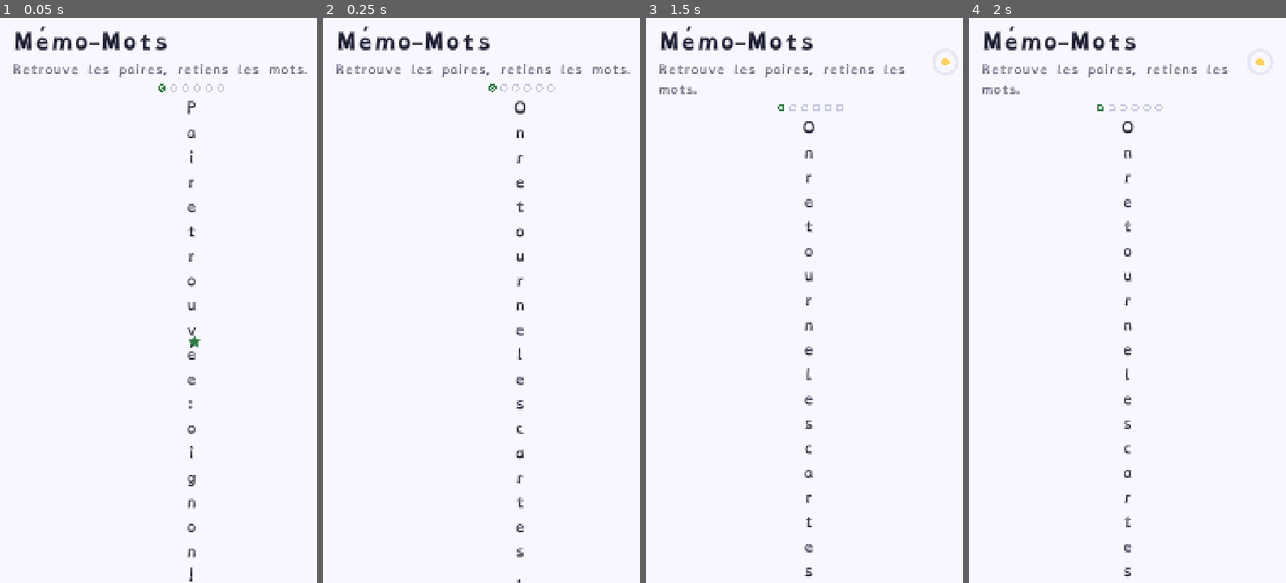
Above: before the commit, frames 1-4 (left to right).
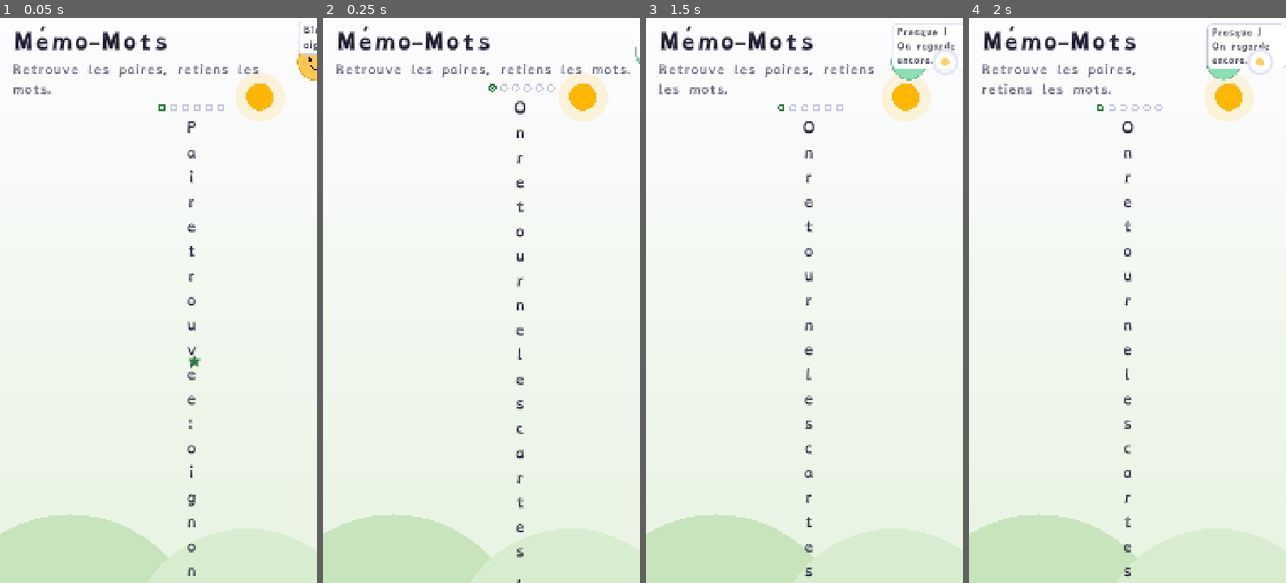
Above: after the commit, the same moments.

Repository: Dyscoach/dyscoach_games
Game: Godot game, scene res://tests/test_memo_mots.tscn
Two runs of this game, one before a commit and one after it. Both use one fixed random seed, a clock stepped at 60 frames per second and the inputs below. This scene is started directly instead of the project's main scene.
Inputs (mouse positions are in pixels of both pictures, inside the frame that each line leads up to):
- Up to frame 1 (0.05 s): no input
- Up to frame 2 (0.25 s): no input
- Up to frame 3 (1.5 s): tap Enter at 0.5 s; move the mouse to (874, 272) at 0.52 s; hold D 0.53-1.25 s; click (874, 272) at 0.67 s; drag from (741, 328) to (788, 413) at 1.27 s
- Up to frame 4 (2 s): no input

The runs differ from the first frame. In frame 1, 21% of the frame differs, in the area x 0-100%, y 0-100%; in frame 2, 19%; in frame 3, 20%; in frame 4, 20%.

Commit message:
Couche DA prototype Mémo-Mots : brique Backdrop (7 univers vectoriels _draw, sobre 12-16 ans, haut clair AA) + brique Buddy (mascotte réactive HAPPY/ENCOURAGE/THINK/REST, pop + respiration lente, bulle courte, jamais porteuse d'info, gated reduce_motion) intégrées au prototype — fond uni remplacé par dégradé jardin + soleil + collines, mascotte à droite du titre réagissant paire/erreur/célébration ; portail vert : 282 vérifications, 0 SCRIPT ERROR, rendu vérifié navigateur (carte retournée + play_audio émis)

Diff:
--- /dev/null
+++ b/base/uikit/backdrop.gd
@@ -0,0 +1,72 @@
+class_name Backdrop
+extends Control
+## Décor vectoriel partagé : un univers par jeu, dessiné dans _draw().
+## Statique volontairement (fond calme, DYS) : le mouvement vit dans le jeu et la mascotte.
+## Le HAUT reste clair dans tous les univers (lisibilité titres/consignes, contraste INK AA).
+## Mode sobre (12-14 / 15-16) : simple dégradé discret, pas de silhouettes.
+## Décoratif : mouse_filter IGNORE, aucune information portée par le décor.
+
+const UNIVERSES := {
+	"jardin": {"top": Color("FDFCFF"), "bottom": Color("E7F3E1"), "layers": [Color("C7E4BC"), Color("D8EDD0")], "orb": Color("FFB703"), "halo": Color("FFD166")},
+	"etang": {"top": Color("F9FBFF"), "bottom": Color("E1EEF6"), "layers": [Color("B4D3EA"), Color("C8DFEF")], "orb": Color("FFE9A8"), "halo": Color("FFF3C4")},
+	"forge": {"top": Color("FFFDF9"), "bottom": Color("F5E4CF"), "layers": [Color("E3CDAC"), Color("DCC29B")], "orb": Color("F3B36B"), "halo": Color("F9D9A8")},
+	"scene": {"top": Color("FFFBFF"), "bottom": Color("EFE0F0"), "layers": [Color("E3CDF0"), Color("D9C3EA")], "orb": Color("FFE0B8"), "halo": Color("FFF0DC")},
+	"campagne": {"top": Color("FAFBF7"), "bottom": Color("E7EFD9"), "layers": [Color("C0E0B1"), Color("D0E8C3")], "orb": Color("FFB703"), "halo": Color("FFD166")},
+	"nuit": {"top": Color("F6F7FF"), "bottom": Color("DEE4F2"), "layers": [Color("C6CDE5"), Color("D5DBEC")], "orb": Color("F2F0E4"), "halo": Color("FFFFFF"), "stars": true},
+	"espace": {"top": Color("F8F7FF"), "bottom": Color("E3E2F4"), "layers": [Color("CBC6E9"), Color("D8D4EF")], "orb": Color("F2C9A0"), "halo": Color("F9E0C8"), "stars": true},
+}
+
+var universe: String = "jardin"
+var sober: bool = false
+
+func setup(universe_id: String, sober_mode: bool = false) -> void:
+	universe = universe_id if UNIVERSES.has(universe_id) else "jardin"
+	sober = sober_mode
+	clip_contents = true
+	mouse_filter = Control.MOUSE_FILTER_IGNORE
+	set_anchors_and_offsets_preset(Control.PRESET_FULL_RECT)
+	queue_redraw()
+
+func _notification(what: int) -> void:
+	if what == NOTIFICATION_RESIZED:
+		queue_redraw()
+
+func _draw() -> void:
+	var u: Dictionary = UNIVERSES[universe]
+	var w := size.x
+	var h := size.y
+	if w <= 1.0 or h <= 1.0:
+		return
+	# ciel : dégradé vertical doux (haut clair → teinte basse pastel)
+	var top: Color = u["top"]
+	var bottom: Color = u["bottom"]
+	draw_polygon(
+		PackedVector2Array([Vector2.ZERO, Vector2(w, 0), Vector2(w, h), Vector2(0, h)]),
+		PackedColorArray([top, top, bottom, bottom])
+	)
+	if sober:
+		return  # ados : dégradé seul, pas de figuratif
+	# astre (soleil / lune / planète) : disque + halo large très transparent
+	var orb_c := Vector2(w * 0.82, h * 0.14)
+	var halo_c: Color = u["halo"]
+	draw_circle(orb_c, 84.0, Color(halo_c, 0.22))
+	draw_circle(orb_c, 46.0, u["orb"])
+	# étoiles discrètes (nuit / espace) : points fixes, jamais clignotants
+	if bool(u.get("stars", false)):
+		var ink := Color(0.35, 0.38, 0.55, 0.30)
+		var abscissas := [0.08, 0.22, 0.35, 0.48, 0.62, 0.75, 0.9]
+		var i := 0
+		for fx in abscissas:
+			var fy := 0.06 + 0.05 * float((i * 3) % 4)
+			draw_circle(Vector2(w * fx, h * fy), 4.0 + float(i % 3), ink)
+			i += 1
+	# collines : deux arcs bas, pastel, du plus clair (loin) au plus soutenu (proche)
+	var layers: Array = u["layers"]
+	var specs := [
+		{"x": 0.22, "r": w * 0.42, "dy": 0.985},
+		{"x": 0.78, "r": w * 0.38, "dy": 1.0},
+	]
+	for li in specs.size():
+		var s: Dictionary = specs[li]
+		var col: Color = layers[mini(li, layers.size() - 1)]
+		draw_circle(Vector2(w * float(s["x"]), h * float(s["dy"]) + float(s["r"]) * 0.55), float(s["r"]), col)
--- /dev/null
+++ b/base/uikit/buddy.gd
@@ -0,0 +1,156 @@
+class_name Buddy
+extends Control
+## Mascotte réactive : réagit aux événements du jeu (bravo, presque, réflexion, repos),
+## ne porte JAMAIS une information nécessaire — décorative et encourageante.
+## Règles DYS : mouvement lent, non répétitif en boucle serrée, supprimé si reduce_motion,
+## pas d'animation bloquante, taille modulée par la surface (jamais au-dessus du jeu).
+## Mode sobre (12-14 / 15-16) : affichée mais discrète (plus petite, sans zigzag).
+
+signal bubble_closed
+
+enum Mood { IDLE, HAPPY, ENCOURAGE, THINK, REST }
+
+const MOOD_FILL := {
+	Mood.IDLE: Color("7EC8F2"),
+	Mood.HAPPY: Color("FFC94D"),
+	Mood.ENCOURAGE: Color("8ADFB4"),
+	Mood.THINK: Color("B9A7F0"),
+	Mood.REST: Color("A8B8D8"),
+}
+
+var mood: Mood = Mood.IDLE
+var sober: bool = false
+var _idle_t := 0.0
+var _speech: Label = null
+var _bubble: PanelContainer = null
+var _pop_tw: Tween = null
+
+func _init() -> void:
+	custom_minimum_size = Vector2(120, 120)
+	mouse_filter = Control.MOUSE_FILTER_IGNORE
+	clip_contents = false
+
+func set_sober(s: bool) -> void:
+	sober = s
+	custom_minimum_size = Vector2(88, 88) if s else Vector2(120, 120)
+	queue_redraw()
+
+## Change d'humeur ; autoplay réduit si reduce_motion (l'humeur s'affiche quand même).
+func react(m: Mood, say: String = "", duration_s: float = 2.2) -> void:
+	mood = m
+	queue_redraw()
+	_pop()
+	if say != "":
+		_say(say)
+	if duration_s > 0.0 and mood != Mood.IDLE:
+		var tw := create_tween()
+		tw.tween_interval(duration_s)
+		tw.tween_callback(func() -> void:
+			if mood == m:
+				mood = Mood.IDLE
+				queue_redraw())
+
+func _pop() -> void:
+	if ThemeService.reduce_motion:
+		return
+	pivot_offset = size * 0.5
+	if _pop_tw != null and _pop_tw.is_running():
+		_pop_tw.kill()
+	# le pop reprend depuis l'échelle courante de la respiration et s'y remet :
+	# la respiration _process réécrira scale à sa prochaine frame de toute façon.
+	var tw := create_tween()
+	_pop_tw = tw
+	tw.tween_property(self, "scale", Vector2(1.14, 1.14), 0.12) \
+		.set_trans(Tween.TRANS_BACK).set_ease(Tween.EASE_OUT)
+	tw.tween_property(self, "scale", Vector2.ONE, 0.14) \
+		.set_trans(Tween.TRANS_QUAD).set_ease(Tween.EASE_IN)
+
+## Respiration très lente en idle (1 cycle ≈ 3,6 s, amplitude 2 %) ;
+## suspendue pendant un pop pour ne pas combattre le tween.
+func _process(delta: float) -> void:
+	if ThemeService.reduce_motion:
+		return
+	if _pop_tw != null and _pop_tw.is_running():
+		return
+	_idle_t += delta
+	var s := 1.0 + 0.02 * sin(TAU * _idle_t / 3.6)
+	pivot_offset = size * 0.5
+	scale = Vector2(s, s)
+
+func _say(text: String) -> void:
+	if _bubble == null:
+		_bubble = PanelContainer.new()
+		var sb := StyleBoxFlat.new()
+		sb.bg_color = ThemeService.SURFACE
+		sb.border_color = ThemeService.BORDER
+		sb.set_border_width_all(2)
+		sb.set_corner_radius_all(16)
+		sb.content_margin_left = 14.0
+		sb.content_margin_right = 14.0
+		sb.content_margin_top = 8.0
+		sb.content_margin_bottom = 8.0
+		_bubble.add_theme_stylebox_override("panel", sb)
+		_speech = Label.new()
+		ThemeService.style_label(_speech, int(Tuning.FONT_SIZE_BODY * 0.55), ThemeService.INK)
+		_speech.autowrap_mode = TextServer.AUTOWRAP_WORD_SMART
+		_speech.custom_minimum_size = Vector2(240, 0)
+		_bubble.add_child(_speech)
+		add_child(_bubble)
+	_speech.text = text
+	_bubble.visible = true
+	# la bulle reste DANS les limites du parent (clip_contents du jeu = viewport) :
+	# ancrée au-dessus de la tête, décalée pour rester visible même bord gauche.
+	_bubble.reset_size()
+	_bubble.position = Vector2(clampf(size.x * 0.5 - 130.0, 4.0, maxf(4.0, get_parent_control().size.x - 264.0)) if get_parent_control() != null else size.x * 0.5 - 130.0, -_bubble_min_height())
+	var tw := create_tween()
+	tw.tween_interval(2.4)
+	tw.tween_callback(func() -> void:
+		_bubble.visible = false
+		bubble_closed.emit())
+
+func _bubble_min_height() -> float:
+	return 70.0
+
+func _draw() -> void:
+	var c := size * 0.5
+	var r := minf(size.x, size.y) * 0.5
+	var fill: Color = MOOD_FILL.get(mood, MOOD_FILL[Mood.IDLE])
+	# corps : sphère douce
+	draw_circle(c, r, fill)
+	draw_arc(c, r - 2.0, 0, TAU, 40, fill.darkened(0.18), 3.0)
+	# yeux : deux pupilles (jamais fermées : la mascotte « regarde » l'enfant)
+	var eye_y := c.y - r * 0.12
+	var eye_dx := r * 0.34
+	for ex in [-1.0, 1.0]:
+		var p := Vector2(c.x + ex * eye_dx, eye_y)
+		draw_circle(p, r * 0.11, ThemeService.INK)
+		draw_circle(p + Vector2(r * 0.03, -r * 0.03), r * 0.035, Color.WHITE)
+	# bouche selon l'humeur — forme TOUJOURS accompagnée d'icône/texte côté jeu
+	match mood:
+		Mood.HAPPY:
+			draw_arc(Vector2(c.x, c.y + r * 0.08), r * 0.32, PI * 0.15, PI * 0.85, 12, ThemeService.INK, 3.5)
+		Mood.THINK:
+			draw_circle(Vector2(c.x, c.y + r * 0.22), r * 0.09, ThemeService.INK)
+		Mood.REST:
+			draw_arc(Vector2(c.x, c.y + r * 0.18), r * 0.2, PI * 0.2, PI * 0.8, 10, ThemeService.INK, 3.0)
+		_:
+			draw_arc(Vector2(c.x, c.y + r * 0.1), r * 0.26, PI * 0.12, PI * 0.88, 12, ThemeService.INK, 3.0)
+	if not sober:
+		# petit éclat au sommet (étincelle amicale, forme d'étoile 4 branches)
+		var top := Vector2(c.x, c.y - r * 0.78)
+		var pts := PackedVector2Array([
+			top + Vector2(0, -7), top + Vector2(2, -2),
+			top + Vector2(7, 0), top + Vector2(2, 2),
+			top + Vector2(0, 7), top + Vector2(-2, 2),
+			top + Vector2(-7, 0), top + Vector2(-2, -2),
+		])
+		draw_colored_polygon(pts, Color(1.0, 1.0, 1.0, 0.85))
+		# joues roses discrètes (sauf humeurs pâles)
+		if mood != Mood.REST:
+			var cheek := Color(1.0, 0.62, 0.62, 0.35)
+			draw_circle(Vector2(c.x - r * 0.55, c.y + r * 0.08), r * 0.12, cheek)
+			draw_circle(Vector2(c.x + r * 0.55, c.y + r * 0.08), r * 0.12, cheek)
+	# humeur THINK : petite bulle de réflexion au-dessus
+	if mood == Mood.THINK and not sober:
+		draw_circle(Vector2(c.x + r * 0.7, c.y - r * 1.05), 5.0, fill)
+		draw_circle(Vector2(c.x + r * 0.95, c.y - r * 1.3), 3.5, fill)
--- a/core/strings.gd
+++ b/core/strings.gd
@@ -59,6 +59,11 @@
 const MEMO_PAIRES := "paires"
 const MEMO_CELEBRATION := "Toutes les paires sont retrouvées !"
 
+# --- Mascotte (briques partagées Buddy) : bulles courtes, encourageantes, jamais essentielles ---
+const BUDDY_MEMO_FOUND := "Bien vu ! %s !"
+const BUDDY_RETRY := "Presque ! On regarde encore."
+const BUDDY_CELEBRATION := "Bravo, quelle mémoire !"
+
 # --- Syllabo ---
 const SYL_TITLE := "Syllabo"
 const SYL_SUB := "Fais rouler le train des syllabes."
--- a/games/memo_mots/memo_mots.gd
+++ b/games/memo_mots/memo_mots.gd
@@ -26,6 +26,7 @@
 var _status_icon: Label = null
 var _status_box: HBoxContainer = null
 var _dots: ProgressDots = null
+var _buddy: Buddy = null
 var _finished: bool = false
 
 func _setup(cfg: GameConfig) -> void:
@@ -40,10 +41,9 @@
 	start()
 
 func _build_ui() -> void:
-	var bg := ColorRect.new()
-	bg.color = ThemeService.BG
-	bg.set_anchors_preset(Control.PRESET_FULL_RECT)
-	add_child(bg)
+	var backdrop := Backdrop.new()
+	backdrop.setup("jardin", _is_sober())
+	add_child(backdrop)
 	var margin := MarginContainer.new()
 	margin.set_anchors_preset(Control.PRESET_FULL_RECT)
 	margin.add_theme_constant_override("margin_left", 40)
@@ -72,6 +72,11 @@
 	ThemeService.style_label(subtitle, int(Tuning.FONT_SIZE_BODY * 0.8), ThemeService.INK_SOFT)
 	title_box.add_child(subtitle)
 	top.add_child(title_box)
+	# mascotte : à droite du titre, décorative — réagit sans jamais porter l'information
+	_buddy = Buddy.new()
+	_buddy.set_sober(_is_sober())
+	_buddy.size_flags_vertical = Control.SIZE_SHRINK_CENTER
+	top.add_child(_buddy)
 	top.add_child(build_time_gauge())
 
 	# progression calme : une pastille par paire, allumée à chaque paire trouvée
@@ -109,6 +114,9 @@
 	var n := _items.size()
 	# 4 paires → 4 colonnes ; 6 paires → 4 colonnes (2 rangées) ; petit écran → réduit
 	return 4 if n <= 4 else 4
+
+func _is_sober() -> bool:
+	return ThemeService.age_band == "12-14" or ThemeService.age_band == "15-16"
 
 func _deal_cards() -> void:
 	# chaque paire → 2 cartes (card_a, card_b), ordre de disposition mélangé localement
@@ -157,6 +165,8 @@
 		ThemeService.sparkle_burst(first, first.size * 0.5, ThemeService.GOOD)
 		ThemeService.sparkle_burst(card, card.size * 0.5, ThemeService.GOOD)
 		Sfx.pair_bell()
+		if _buddy != null:
+			_buddy.react(Buddy.Mood.HAPPY, Strings.BUDDY_MEMO_FOUND % first.display_word())
 		var item_id := str((first.data).get("item_id", ""))
 		report_answer(item_id, true, {"pair_id": first.pair_id(), "kind": str(first.data.get("kind", "word_image")), "flips_to_match": _flips_count}, 1, 0)
 		complete_item(item_id, first_try, maxi(_flips_count / 2, 1), 0)
@@ -178,6 +188,8 @@
 		# pas une paire : se retournent doucement, sans pénalité
 		_lock_input = true
 		_set_status(Strings.MEMO_RETRY, "")
+		if _buddy != null:
+			_buddy.react(Buddy.Mood.ENCOURAGE, Strings.BUDDY_RETRY)
 		var timer := get_tree().create_timer(Tuning.MEMO_FLIP_BACK_MS / 1000.0)
 		timer.timeout.connect(func() -> void:
 			if _finished or not is_inside_tree():
@@ -199,6 +211,8 @@
 	# toutes les pastilles sont allumées : bref moment de célébration, jamais de score
 	_set_status(Strings.MEMO_CELEBRATION, "★")
 	Sfx.celebration()
+	if _buddy != null:
+		_buddy.react(Buddy.Mood.HAPPY, Strings.BUDDY_CELEBRATION, 4.0)
 	ThemeService.sparkle_burst(_grid, _grid.size * 0.5, ThemeService.GOOD)
 	var timer := get_tree().create_timer(Tuning.FX_CELEBRATION_MS / 1000.0)
 	timer.timeout.connect(func() -> void:
--- a/tests/test_memo_mots.gd
+++ b/tests/test_memo_mots.gd
@@ -85,6 +85,7 @@
 	check(game._dots != null, "pastilles de progression présentes")
 	check(game._dots._total == 6, "une pastille par paire (6)")
 	check(game._dots._lit == 1, "première pastille allumée après la paire")
+	check(game._buddy != null and game._buddy.mood == Buddy.Mood.HAPPY, "mascotte réagit à la paire trouvée (HAPPY)")
 	# retourner 2 cartes de paires DIFFÉRENTES : se retournent après délai, sans pénalité
 	var d1: MemoCard = null
 	var d2: MemoCard = null
@@ -155,6 +156,16 @@
 						if lbl is Label and lbl.text == Strings.MEMO_SUB:
 							has_subtitle = true
 	check(has_subtitle, "consigne écrite affichée sous le titre")
+	# brique DA : décor univers jardin + mascotte présents, mode non sobre pour 9-11
+	var backdrop_found := false
+	for c in game.get_children():
+		if c is Backdrop:
+			backdrop_found = true
+			check(c.universe == "jardin", "décor jardin appliqué à Mémo-Mots")
+			check(c.sober == false, "mode 9-11 : décor non sobre")
+	check(backdrop_found, "décor Backdrop présent")
+	check(game._buddy != null and game._buddy is Buddy, "mascotte Buddy instanciée")
+	check(game._buddy.mood == Buddy.Mood.IDLE, "mascotte en humeur IDLE au départ")
 	game.queue_free()
 
 func _finish() -> void:
Not shown, added: base/uikit/backdrop.gd.uid
Not shown, added: base/uikit/buddy.gd.uid
Not shown, added: base/uikit/waiting_screen.gd.uid
Not shown, added: index.apple-touch-icon.png.import
Not shown, added: index.icon.png.import
Not shown, added: index.png.import
Not shown, added: tests/test_waiting_screen.gd.uid
